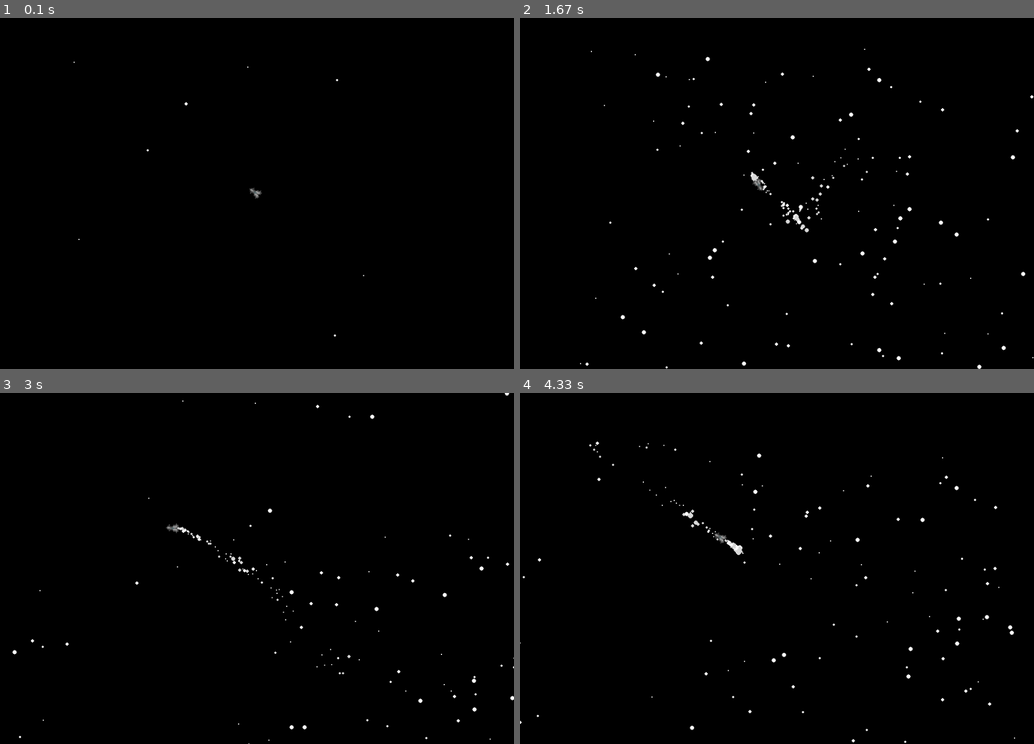
Above: before the commit, frames 1-4 (two rows, left to right).
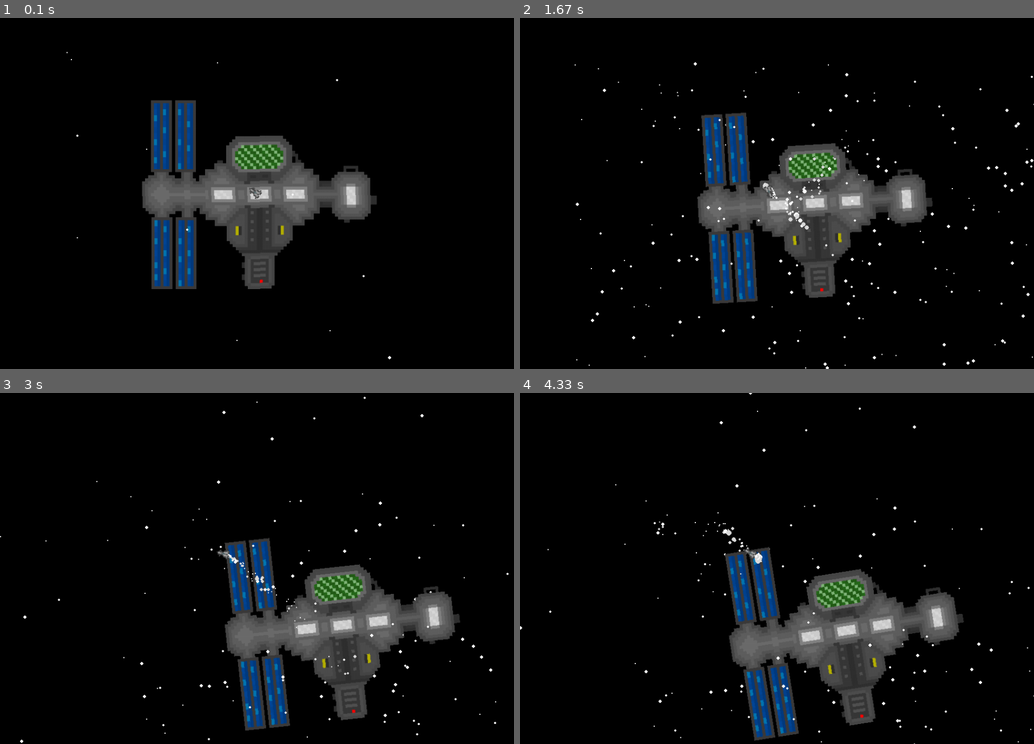
Above: after the commit, the same moments.

Repository: ztdnzunYT/Capstone-Project-2024
Game: pygame game, started from xzplore/xzplore.py
Two runs of this game, one before a commit and one after it. Both use one fixed random seed, a clock stepped at 60 frames per second and the inputs below.
Inputs (mouse positions are in pixels of both pictures, inside the frame that each line leads up to):
- Up to frame 1 (0.1 s): no input
- Up to frame 2 (1.67 s): press the mouse at (653, 197) at 0.37 s; move the mouse to (741, 232) at 0.47 s; release the mouse at (828, 270) at 0.6 s; press the mouse at (653, 197) at 0.7 s; move the mouse to (746, 211) at 0.8 s; release the mouse at (838, 225) at 0.93 s; click (643, 63) at 1.08 s; click (782, 232) at 1.58 s
- Up to frame 3 (3 s): click (185, 494) at 1.92 s; click (61, 491) at 2.42 s; click (92, 522) at 2.98 s
- Up to frame 4 (4.33 s): click (797, 554) at 3.32 s; click (962, 649) at 3.75 s; click (663, 505) at 4.15 s

The runs differ from the first frame. In frame 1, 12% of the frame differs, in the area x 12-77%, y 9-98%; in frame 2, 13%, in the area x 10-100%, y 8-100%; in frame 3, 13%; in frame 4, 13%.

Commit message:
added spacestation / 3d effect

Diff:
--- a/xzplore/xzplore.py
+++ b/xzplore/xzplore.py
@@ -16,6 +16,8 @@
 class World_pos():
     world_startX = SCREEN_WIDTH/2
     world_startY = SCREEN_HEIGHT/2
+
+    dir_offset = 25
 
     def dis_cal(mouse_pos,spaceship):
         mtos_dis = round(math.sqrt((mouse_pos[1]-spaceship[1])**2+(mouse_pos[0]-spaceship[0])**2))
@@ -74,20 +76,65 @@
             self.position += dir * self.acceleration
             self.rect.center = self.position
 
-
-
         if pygame.mouse.get_pressed()[0]:
-            self.acceleration +=0.02
+            self.acceleration +=0.01
         else:
             self.acceleration -= 0.002
 
         if self.acceleration > self.max_speed:
             self.acceleration = self.max_speed
         elif self.acceleration < 0:
-            self.acceleration = 0.05
+            self.acceleration = 0.0
 
     def update(self):
         screen.blit(self.surf,self.rect)
+
+class Space_station(pygame.sprite.Sprite):
+    def __init__(self,image,x,y):
+        super().__init__()
+        self.image = image
+        self.surf = pygame.transform.smoothscale(pygame.image.load(image).convert_alpha(),(500,500))
+        self.rect = self.surf.get_rect()
+        self.x = x
+        self.y = y
+        self.center = (self.x,self.y)
+        self.angle = 0
+        self.rot_surf = self.surf
+        self.velocity = 0
+
+    def update(self,angle):
+
+        mtos_dis = round(math.sqrt((mouse_pos[1]-spaceship.position[1])**2+(mouse_pos[0]-spaceship.position[0])**2))
+        if mtos_dis >60:
+            self.velocity = spaceship.acceleration  +0.4
+        else:
+            if spaceship.acceleration ==0:
+                self.velocity = spaceship.acceleration/2
+
+        if (mouse_pos[0] - spaceship.position[0]) > angle:
+            dx = -self.velocity
+        elif (mouse_pos[0] - spaceship.position[0]) < -angle:
+            dx = self.velocity
+        else:
+            dx = 0
+        if (mouse_pos[1] - spaceship.position[1]) > angle:
+            dy = -self.velocity
+        elif (mouse_pos[1] - spaceship.position[1]) < -angle:
+            dy = self.velocity
+        else:
+            dy = 0
+
+        self.x += dx
+        self.y +=dy
+
+    def spin(self):
+        self.angle +=1
+        angle = math.radians(self.angle)
+        self.rot_surf = pygame.transform.rotate(self.surf,angle)
+        self.rect = self.rot_surf.get_rect(center=(self.x,self.y))
+
+    def draw(self):
+        screen.blit(self.rot_surf,self.rect)
 
 class Rocket_smoke():
 
@@ -152,9 +199,13 @@
         self.layer = layer
         self.move = move
 
-
     def update(self,angle):
-        offset = (self.layer +spaceship.acceleration)
+        dis = math.sqrt((pygame.mouse.get_pos()[1]-spaceship.position[1])**2 + (pygame.mouse.get_pos()[0] - spaceship.position[0])**2)
+        offset = (self.layer + spaceship.acceleration)
+        #print(dis)
+
+        if dis< 100:
+            offset -=dis/100
 
         if (mouse_pos[0] - spaceship.position[0]) > angle:
             dx = -offset
@@ -174,13 +225,15 @@
         self.dx = dx
         self.dy = dy
 
+
+
         offset = pygame.math.Vector2((self.x + self.dx),(self.y+ self.dy))
         offset.normalize()
         self.center = offset
         return self.center
 
     def draw(self):
-        pygame.draw.circle(screen,self.color,(Stars.update(self,20)),self.radius)
+        pygame.draw.circle(screen,self.color,(Stars.update(self,World_pos.dir_offset)),self.radius)
 
     def reposition(self,xylimit,respawn_dis):
         if self.center[0] > SCREEN_WIDTH + xylimit:
@@ -196,37 +249,53 @@
 
 
 spaceship = Spaceship("xzplore/assets/spaceship.png",SCREEN_WIDTH/2,SCREEN_HEIGHT/2)
-particles = []
-stars = []
+space_station = Space_station("xzplore/assets/spacestation.png",SCREEN_WIDTH/2,SCREEN_HEIGHT/2)
+smoke_particles = []
+foreground_stars = []
+background_stars = []
 
 while True:
     screen.fill(BLACK)
     mouse_pos = pygame.mouse.get_pos()
 
-
     #pygame.draw.rect(screen,(255,0,0),(250/2,250/2,SCREEN_WIDTH-250,SCREEN_HEIGHT-250),5)
 
     World_pos.dis_cal(mouse_pos,spaceship.rect.center)
     World_pos.x_offset,World_pos.y_offset = World_pos.direction(15,mouse_pos)
 
-    if len(stars) < 150:
-        stars.append(Stars(random.randint(50,SCREEN_WIDTH),random.randint(50,SCREEN_HEIGHT),random.uniform(0,5),random.uniform(0.1,15)/10,random.uniform(-.002,.002)),)
-
-    for star in stars:
+    if len(background_stars) < 150:
+        background_stars.append(Stars(random.randint(50,SCREEN_WIDTH),random.randint(50,SCREEN_HEIGHT),random.uniform(0,4),random.uniform(1,5)/10,random.uniform(-.002,.002)),)
+
+    for star in background_stars:
         star.draw()
-        star.reposition(random.randint(100,200),random.randint(50,90))
-
-    particles.append(Rocket_smoke(spaceship.rect.center[0],spaceship.rect.center[1]))
-    for particle in particles[:]:
+        star.reposition(random.randint(100,200),random.randint(50,95))
+
+
+    space_station.draw()
+
+    smoke_particles.append(Rocket_smoke(spaceship.rect.center[0],spaceship.rect.center[1]))
+    for particle in smoke_particles[:]:
         particle.draw()
         particle.update()
-        particle.direction(25,mouse_pos)
+        particle.direction(World_pos.dir_offset,mouse_pos)
         if particle.size <=0 or particle.lifetime <= 0:
-            particles.remove(particle)
+            smoke_particles.remove(particle)
+
+
+    space_station.update(World_pos.dir_offset)
+    space_station.spin()
+
 
     spaceship.update()
     spaceship.point_towards(mouse_pos)
     spaceship.move(mouse_pos)
+
+    if len(foreground_stars) < 150:
+        foreground_stars.append(Stars(random.randint(50,SCREEN_WIDTH),random.randint(50,SCREEN_HEIGHT),random.uniform(0,4),random.uniform(5,15)/10,random.uniform(-.002,.002)),)
+
+    for star in foreground_stars:
+        star.draw()
+        star.reposition(random.randint(100,200),random.randint(50,90))
 
     Clock.tick(FPS)
     pygame.display.flip()
